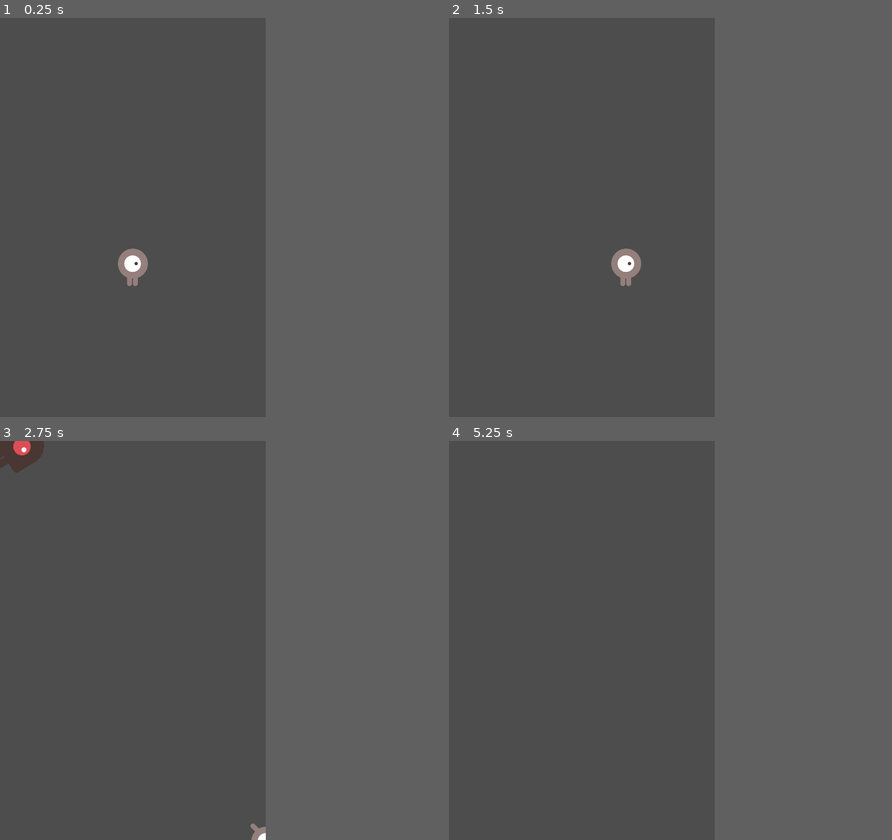
Above: before the commit, frames 1-4 (two rows, left to right).
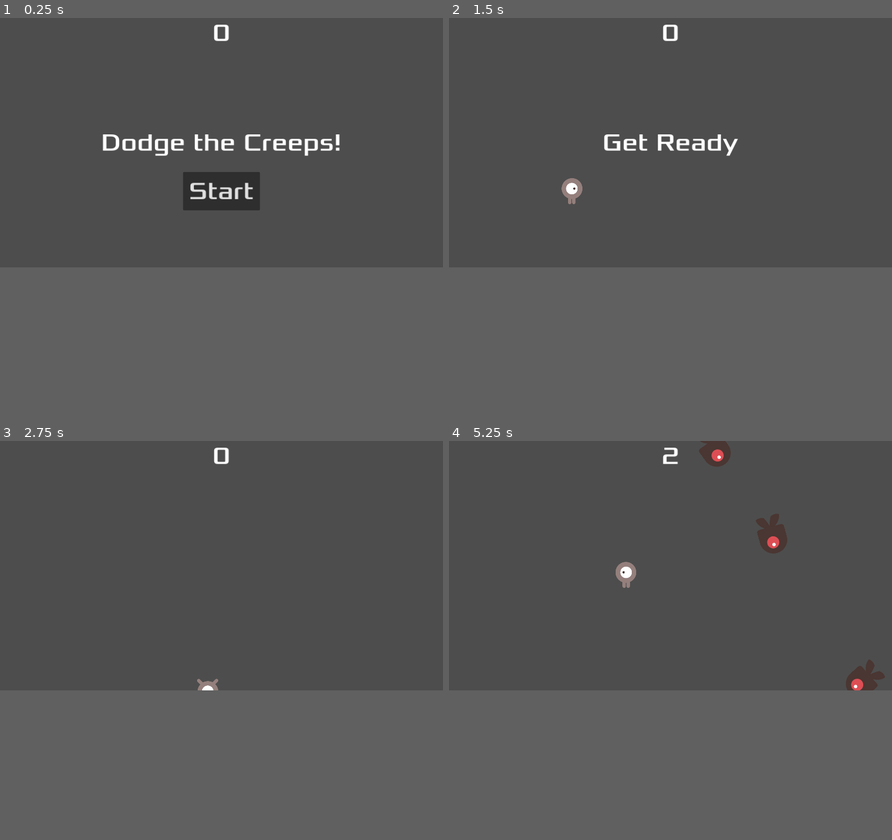
Above: after the commit, the same moments.

Repository: emilstrat/EmilsAstroids
Game: Godot game, scene res://main.tscn
The game is run twice, just before and just after one commit, with the same random seed, the same clock (stepped at 60 frames per second) and the same inputs. The project has no main scene, so this scene is started directly.
Inputs (mouse positions are in pixels of both pictures, inside the frame that each line leads up to):
- Up to frame 1 (0.25 s): no input
- Up to frame 2 (1.5 s): click (581, 293) at 0.5 s, where only the run after the commit has a clickable "Start"; tap Enter at 1.25 s; hold Right (move_right) from 1.28 s (still down)
- Up to frame 3 (2.75 s): release Right (move_right) at 2.03 s; hold Down (move_down) from 2.03 s (still down)
- Up to frame 4 (5.25 s): release Down (move_down) at 2.78 s; hold Right (move_right) 2.78-3.53 s; hold Up (move_up) 3.53-4.28 s; hold Left (move_left) from 4.28 s (still down)
In our replay, the window is 480x720 before the commit and 800x450 after it. These sizes can differ from the game's own. Grey fills any space a smaller window leaves; there, only what the larger window draws over its background counts as a difference.

The runs differ from the first frame. In frame 1, 3.1% of the frame differs, in the area x 23-77%, y 1-68%; in frame 2, 1.3%; in frame 3, 0.9%; in frame 4, 1.5%.

Commit message:
Main menu

Diff:
--- /dev/null
+++ b/hud.gd
@@ -0,0 +1,26 @@
+extends CanvasLayer
+
+signal start_game
+
+func show_message(text):
+	$Message.text = text
+	$Message.show()
+	$MessageTimer.start()
+
+func show_game_over():
+	show_message("Game Over")
+	await $MessageTimer.timeout
+	$Message.text = "Dodge the Creeps!"
+	$Message.show()
+	await get_tree().create_timer(1.0).timeout
+	$StartButton.show()
+
+func update_score(score):
+	$ScoreLabel.text = str(score)
+
+func _on_start_button_pressed():
+	$StartButton.hide()
+	start_game.emit()
+
+func _on_message_timer_timeout():
+	$Message.hide()
--- /dev/null
+++ b/hud.tscn
@@ -0,0 +1,65 @@
+[gd_scene load_steps=4 format=3 uid="uid://dqj711debek52"]
+
+[ext_resource type="FontFile" uid="uid://slgrmbp7kck5" path="res://fonts/Xolonium-Regular.ttf" id="1_2dg1o"]
+[ext_resource type="Script" path="res://hud.gd" id="1_axgx4"]
+[ext_resource type="Script" path="res://message_timer.gd" id="3_33sri"]
+
+[node name="HUD" type="CanvasLayer"]
+script = ExtResource("1_axgx4")
+
+[node name="ScoreLabel" type="Label" parent="."]
+anchors_preset = 5
+anchor_left = 0.5
+anchor_right = 0.5
+offset_left = -20.0
+offset_right = 20.0
+offset_bottom = 78.0
+grow_horizontal = 2
+theme_override_fonts/font = ExtResource("1_2dg1o")
+theme_override_font_sizes/font_size = 64
+text = "0"
+horizontal_alignment = 1
+vertical_alignment = 1
+
+[node name="Message" type="Label" parent="."]
+anchors_preset = 8
+anchor_left = 0.5
+anchor_top = 0.5
+anchor_right = 0.5
+anchor_bottom = 0.5
+offset_left = -576.0
+offset_top = -37.5
+offset_right = 576.0
+offset_bottom = 37.5
+grow_horizontal = 2
+grow_vertical = 2
+theme_override_fonts/font = ExtResource("1_2dg1o")
+theme_override_font_sizes/font_size = 64
+text = "Dodge the Creeps!"
+horizontal_alignment = 1
+vertical_alignment = 1
+autowrap_mode = 2
+
+[node name="StartButton" type="Button" parent="."]
+anchors_preset = 7
+anchor_left = 0.5
+anchor_top = 1.0
+anchor_right = 0.5
+anchor_bottom = 1.0
+offset_left = -100.0
+offset_top = -248.0
+offset_right = 100.0
+offset_bottom = -148.0
+grow_horizontal = 2
+grow_vertical = 0
+theme_override_fonts/font = ExtResource("1_2dg1o")
+theme_override_font_sizes/font_size = 64
+text = "Start"
+
+[node name="MessageTimer" type="Timer" parent="."]
+wait_time = 2.0
+one_shot = true
+script = ExtResource("3_33sri")
+
+[connection signal="pressed" from="StartButton" to="." method="_on_start_button_pressed"]
+[connection signal="timeout" from="MessageTimer" to="." method="_on_message_timer_timeout"]
--- a/main.gd
+++ b/main.gd
@@ -3,23 +3,17 @@
 @export var mob_scene: PackedScene
 var score
 
-func _ready() -> void:
-	new_game()
-
-
-func _process(delta: float) -> void:
-	pass
-
-
 func game_over() -> void:
 	$ScoreTimer.stop()
 	$MobTimer.stop()
+	$HUD.show_game_over()
 
 func new_game():
 	score = 0
 	$Player.start($StartPosition.position)
 	$StartTimer.start()
-
+	$HUD.update_score(score)
+	$HUD.show_message("Get Ready")
 
 func _on_mob_timer_timeout() -> void:
 	var mob = mob_scene.instantiate()
@@ -39,10 +33,9 @@
 
 	add_child(mob)
 
-
 func _on_score_timer_timeout() -> void:
 	score += 1
-
+	$HUD.update_score(score)
 
 func _on_start_timer_timeout() -> void:
 	$MobTimer.start()
--- a/main.tscn
+++ b/main.tscn
@@ -1,12 +1,13 @@
-[gd_scene load_steps=5 format=3 uid="uid://gfxvcaxs5du2"]
+[gd_scene load_steps=6 format=3 uid="uid://gfxvcaxs5du2"]
 
 [ext_resource type="Script" path="res://main.gd" id="1_1uofj"]
 [ext_resource type="PackedScene" uid="uid://cqtoxwdqswhqt" path="res://mob.tscn" id="2_l55vk"]
 [ext_resource type="PackedScene" uid="uid://bekgxgsvy0vqw" path="res://player.tscn" id="3_glhsh"]
+[ext_resource type="PackedScene" uid="uid://dqj711debek52" path="res://hud.tscn" id="4_8x3iq"]
 
 [sub_resource type="Curve2D" id="Curve2D_o0v3k"]
 _data = {
-"points": PackedVector2Array(0, 0, 0, 0, 0, 0, 0, 0, 0, 0, 480, 0, 0, 0, 0, 0, 480, 720, 0, 0, 0, 0, 0, 720, 0, 0, 0, 0, 0, 0)
+"points": PackedVector2Array(0, 0, 0, 0, 0, 0, 0, 0, 0, 0, 1152, 0, 0, 0, 0, 0, 1152, 648, 0, 0, 0, 0, 0, 648, 0, 0, 0, 0, 0, 0)
 }
 point_count = 5
 
@@ -33,7 +34,10 @@
 
 [node name="MobSpawnLocation" type="PathFollow2D" parent="MobPath"]
 
+[node name="HUD" parent="." instance=ExtResource("4_8x3iq")]
+
 [connection signal="hit" from="Player" to="." method="game_over"]
 [connection signal="timeout" from="MobTimer" to="." method="_on_mob_timer_timeout"]
 [connection signal="timeout" from="ScoreTimer" to="." method="_on_score_timer_timeout"]
 [connection signal="timeout" from="StartTimer" to="." method="_on_start_timer_timeout"]
+[connection signal="start_game" from="HUD" to="." method="new_game"]
--- /dev/null
+++ b/message_timer.gd
@@ -0,0 +1,11 @@
+extends Timer
+
+
+# Called when the node enters the scene tree for the first time.
+func _ready() -> void:
+	pass # Replace with function body.
+
+
+# Called every frame. 'delta' is the elapsed time since the previous frame.
+func _process(delta: float) -> void:
+	pass
--- a/mob.gd
+++ b/mob.gd
@@ -5,10 +5,5 @@
 	var mob_types = $AnimatedSprite2D.sprite_frames.get_animation_names()
 	$AnimatedSprite2D.play(mob_types[randi() % mob_types.size()])
 
-
-func _process(delta: float) -> void:
-	pass
-
-
 func _on_visible_on_screen_enabler_2d_screen_exited() -> void:
 	queue_free()
--- a/player.gd
+++ b/player.gd
@@ -4,13 +4,10 @@
 @export var speed = 400
 var screen_size
 
-
-# Called when the node enters the scene tree for the first time.
 func _ready() -> void:
 	screen_size = get_viewport_rect().size
 	hide()
 
-# Called every frame. 'delta' is the elapsed time since the previous frame.
 func _process(delta: float) -> void:
 	var velocity = Vector2.ZERO
 	if Input.is_action_pressed("move_right"):
--- a/project.godot
+++ b/project.godot
@@ -16,8 +16,6 @@
 
 [display]
 
-window/size/viewport_width=480
-window/size/viewport_height=720
 window/stretch/mode="canvas_items"
 
 [input]
